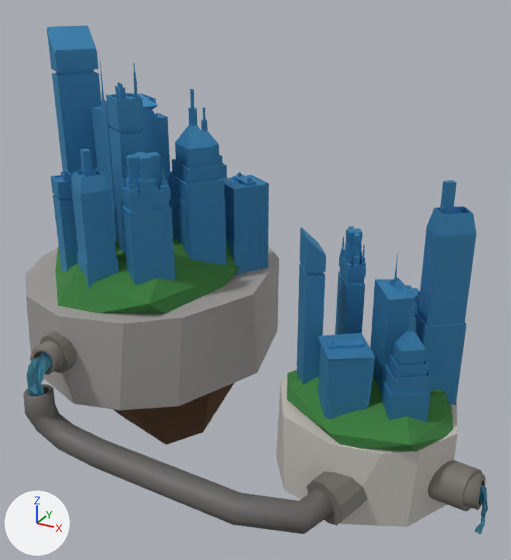
The OBJ model Assets/land/skycitytest.obj: old version first, new version second.
Rendered twice from a camera (50 mm lens) standing at (0.259, -1.191, 1.109) and looking at (-0.461, 0.118, 0.455). Every picture has the same lights, and +X, +Y and +Z are marked at lower left. Where no turn or scale is listed for an object, it has been applied to the vertices.

Objects in the first picture: 'BezierCurve', 'Cube.001', 'Cube.002_Cube.003', 'Cylinder', 'Cylinder.001', 'Highrise_11.001', 'Highrise_11.002', 'Highrise_14.002', 'Highrise_14.003', 'Highrise_14.006', 'Highrise_16', 'Highrise_16.002', 'Highrise_18', 'Highrise_18.002', 'Highrise_18.005', 'Highrise_2.021', 'Highrise_6', 'Highrise_8.001', 'Highrise_8.002', 'Highrise_9.001_Highrise_9.010', 'Highrise_9.003', 'Highrise_9.009', 'highrise_13.005'.
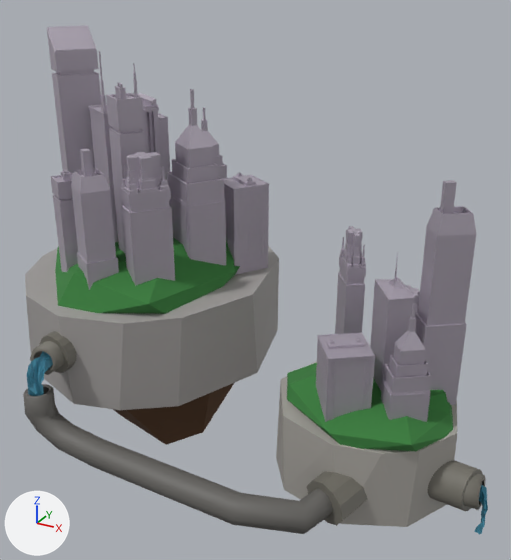
The newer file is also rescaled (x2.02) as a whole; pictures and numbers use the older file's frame.

The change, as a list of edits to the scene's bpy script:
```text
Change mat_material_008:
    mat_material_008.base_color: (0.584, 0.558, 0.515) -> (0.391, 0.374, 0.345)  # light grey #c9c5be -> grey #a8a59f
Change mat_default:
    mat_default.base_color: (0.0873, 0.345, 0.591) -> (0.563, 0.517, 0.591)  # blue #539fca -> light grey #c6beca
Change me_highrise_13_005:
    remove me_highrise_13_005.from_pydata(...)  # 49 vertices, 83 faces; spans x -0.899..-0.745, y 0.059..0.221, z 0.446..0.944
    add me_highrise_13_005.from_pydata(...)  # 246 vertices, 498 faces; spans x -0.907..-0.742, y 0.051..0.223, z 0.446..0.944
    me_highrise_13_005 part 1: 1 vertex moved within x -0.842, y 0.08, z 0.816; 31 vertices removed from x -0.899..-0.75, y 0.059..0.215, z 0.446..0.944; 228 vertices added at x -0.907..-0.742, y 0.051..0.223, z 0.446..0.944
Change me_highrise_14_002:
    remove me_highrise_14_002.from_pydata(...)  # 45 vertices, 78 faces; spans x -0.246..-0.115, y -0.087..0.044, z 0.272..0.436
    add me_highrise_14_002.from_pydata(...)  # 286 vertices, 568 faces; spans x -0.246..-0.114, y -0.088..0.044, z 0.272..0.437
    me_highrise_14_002 part 2: 34 vertices removed from x -0.245..-0.115, y -0.087..0.044, z 0.272..0.436; 275 vertices added at x -0.246..-0.114, y -0.088..0.044, z 0.272..0.437
Change me_highrise_6:
    remove me_highrise_6.from_pydata(...)  # 35 vertices, 49 faces; spans x -0.17..-0.071, y 0.024..0.13, z 0.248..0.605
    add me_highrise_6.from_pydata(...)  # 35 vertices, 66 faces; spans x -0.17..-0.071, y 0.024..0.13, z 0.248..0.605
    me_highrise_6 part 3
    17 faces are deleted
    34 new faces join them
Change me_highrise_8_001:
    remove me_highrise_8_001.from_pydata(...)  # 40 vertices, 38 faces; spans x -0.084..0.02, y 0.071..0.17, z 0.269..0.746
    add me_highrise_8_001.from_pydata(...)  # 40 vertices, 76 faces; spans x -0.084..0.02, y 0.071..0.17, z 0.269..0.746
    me_highrise_8_001 part 4
    38 faces are deleted
    76 new faces join them
Change me_highrise_8_002:
    remove me_highrise_8_002.from_pydata(...)  # 40 vertices, 38 faces; spans x -0.813..-0.707, y -0.123..-0.02, z 0.369..0.759
    add me_highrise_8_002.from_pydata(...)  # 40 vertices, 76 faces; spans x -0.813..-0.707, y -0.123..-0.02, z 0.369..0.759
    me_highrise_8_002 part 5
    38 faces are deleted
    76 new faces join them
Change me_highrise_9_001_highrise_9_010:
    remove me_highrise_9_001_highrise_9_010.from_pydata(...)  # 100 vertices, 98 faces; spans x -0.791..-0.671, y 0.279..0.398, z 0.48..0.788
    add me_highrise_9_001_highrise_9_010.from_pydata(...)  # 100 vertices, 196 faces; spans x -0.791..-0.671, y 0.279..0.398, z 0.48..0.788
    me_highrise_9_001_highrise_9_010 part 6
    98 faces are deleted
    196 new faces join them
Change me_highrise_9_003:
    remove me_highrise_9_003.from_pydata(...)  # 100 vertices, 98 faces; spans x -0.106..-0.01, y -0.043..0.048, z 0.228..0.536
    add me_highrise_9_003.from_pydata(...)  # 100 vertices, 196 faces; spans x -0.106..-0.01, y -0.043..0.048, z 0.228..0.536
    me_highrise_9_003 part 7
    98 faces are deleted
    196 new faces join them
Change me_highrise_9_009:
    remove me_highrise_9_009.from_pydata(...)  # 100 vertices, 98 faces; spans x -0.717..-0.561, y 0.076..0.224, z 0.444..0.866
    add me_highrise_9_009.from_pydata(...)  # 100 vertices, 196 faces; spans x -0.717..-0.561, y 0.076..0.224, z 0.444..0.866
    me_highrise_9_009 part 8
    98 faces are deleted
    196 new faces join them
Remove ob_highrise_16:
    ob_highrise_16 = bpy.data.objects.new('Highrise_16', me_highrise_16)
```

Where the change shows, as pixel boxes (x1, y1, x2, y2) in the pictures (511 x 560 px):
'Cylinder.001', recoloured
    both: (276, 361, 457, 527)
'Highrise_8.001', recoloured (blue to grey)
    both: (415, 180, 476, 405)
'Highrise_9.009', recoloured (blue to grey)
    both: (167, 89, 226, 266)
'Highrise_18.005', recoloured (blue to grey)
    both: (120, 152, 175, 286)
'Highrise_16.002', recoloured (blue to grey)
    both: (47, 25, 102, 174)
'Highrise_14.002', recoloured, reshaped (blue to grey)
    before: (318, 333, 375, 420)
    after: (316, 332, 375, 422)
'Highrise_8.002', recoloured (blue to grey)
    both: (71, 149, 119, 290)
'Highrise_9.003', recoloured (blue to grey)
    both: (381, 303, 431, 422)
'Highrise_16', deleted (blue)
    before: (296, 227, 326, 385)
'Highrise_14.003', recoloured (blue to grey)
    both: (224, 172, 269, 272)
'Highrise_11.002', recoloured (blue to grey)
    both: (106, 63, 146, 253)
'Highrise_6', recoloured (blue to grey)
    both: (370, 254, 415, 391)
'Highrise_18', recoloured (blue to grey)
    both: (335, 226, 366, 335)
'highrise_13.005', recoloured, reshaped (blue to grey, 9% wider)
    before: (91, 53, 158, 242)
    after: (88, 51, 161, 242)
'Highrise_11.001', recoloured (blue to grey)
    both: (50, 168, 82, 272)
'Highrise_14.006', recoloured (blue to grey)
    both: (152, 110, 170, 180)
'Highrise_9.001_Highrise_9.010', recoloured (blue to grey)
    both: (201, 108, 227, 179)
'Highrise_2.021', recoloured (blue to grey)
    both: (228, 238, 244, 275)
'Highrise_18.002', recoloured
    both: (406, 285, 420, 316)
part 3 of me_highrise_6, built on
    both: (370, 278, 415, 391)
